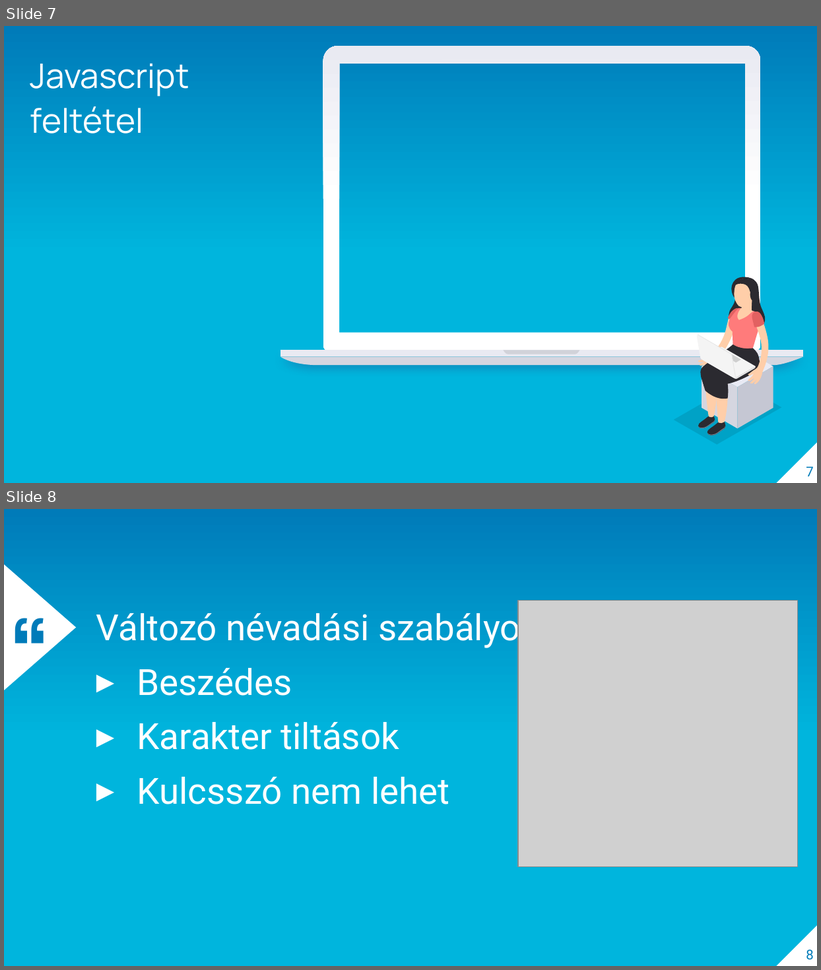
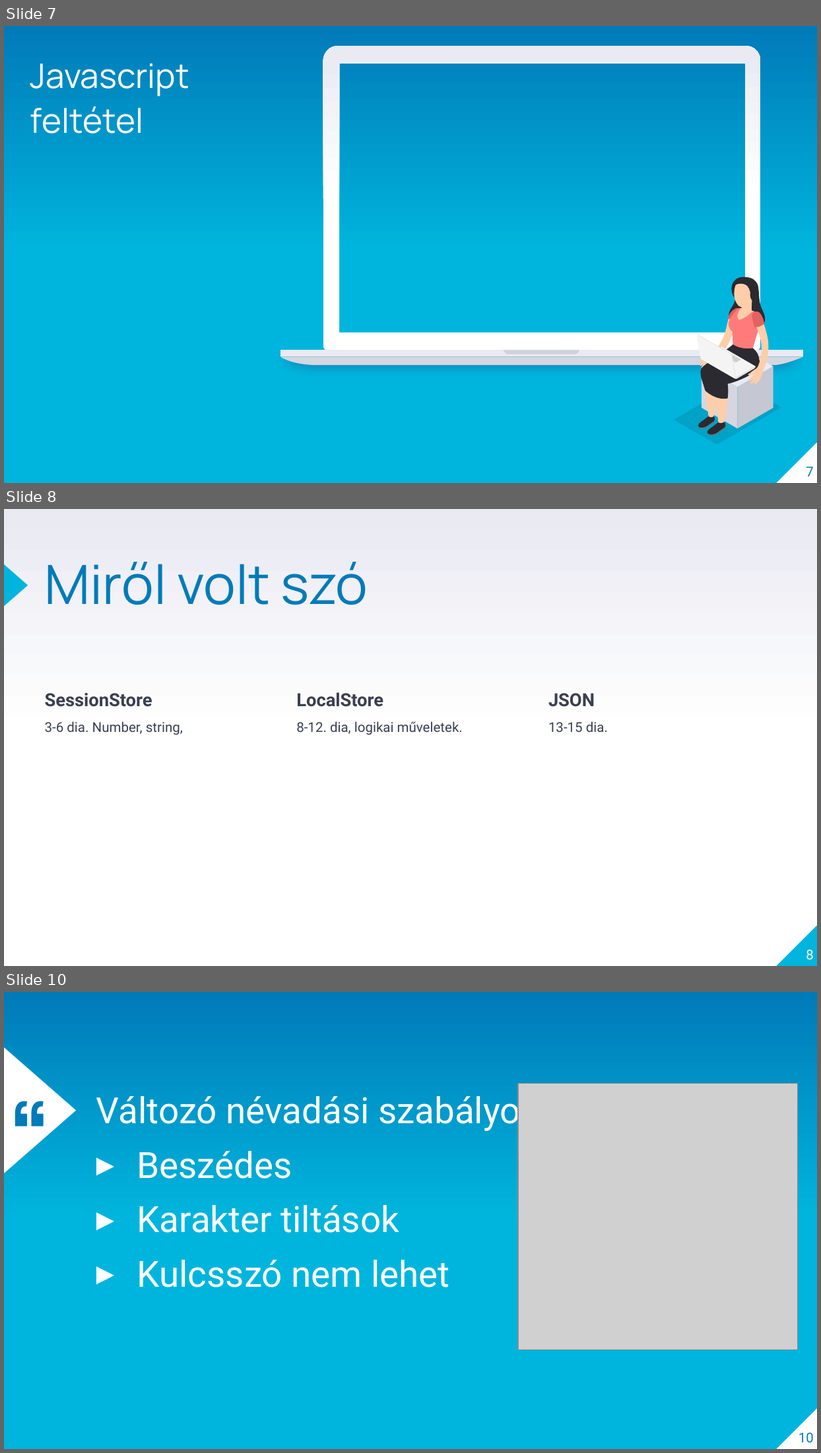
Before and after one commit to laszlofeher/javascriptalapok, a slide deck: 4Alkalom/Js4.pptx. Shown one above the other, each under a label of ours: slides 7 and 8 before the commit, slides 7, 8 and 10 after it; the slides between them are not shown. The pictures are 821x970 and 821x1453 pixels, drawn with LibreOffice and Linux fonts; fonts in the diff are those of the drawing; grey boxes stand for pictures. Boxes give left, top, right and bottom in pixels: in the first picture for what was removed or moved away, otherwise in the second. Text is boxed around its words. In the diff, an @@ line names an element or a change of style, - is before the commit and + after.

```diff
--- a/4Alkalom/Js4.pptx
+++ b/4Alkalom/Js4.pptx
@@ slide 8 added at <box>4,509,817,966</box>, background gradient #FFFFFF to #E9EAF2 @@
@@ triangle added at <box>4,564,28,606</box>, fill #00B5DD @@
@@ title added at <box>45,562,368,605</box>, 48 pt, text #007BB9 @@
+Miről volt szó
@@ text added at <box>45,693,183,735</box>, 12 pt, text #3A3F50 @@
+SessionStore
+3-6 dia. Number, string,
@@ text added at <box>296,692,463,735</box>, 12 pt, text #3A3F50 @@
+LocalStore
+8-12. dia, logikai műveletek.
@@ text added at <box>548,693,608,732</box>, 12 pt, text #3A3F50 @@
+JSON
+13-15 dia.
@@ right triangle added at <box>776,925,817,966</box>, fill #00B5DD @@
@@ page number added at <box>806,950,814,960</box>, 12 pt, text #FFFFFF @@
+8
@@ what was slide 8 is now slide 10 @@
@@ page number at <box>799,1433,814,1443</box>: text changed @@
-8
+10
```
Also in this commit, not shown: 11 slides changed, 1 other slide added, 3 other files.
